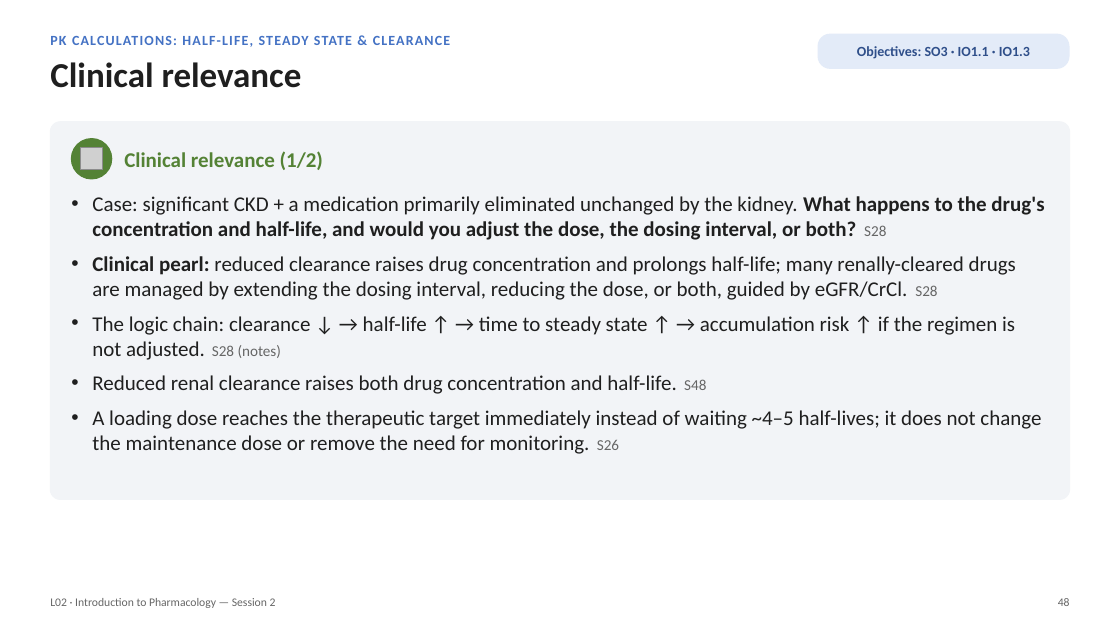
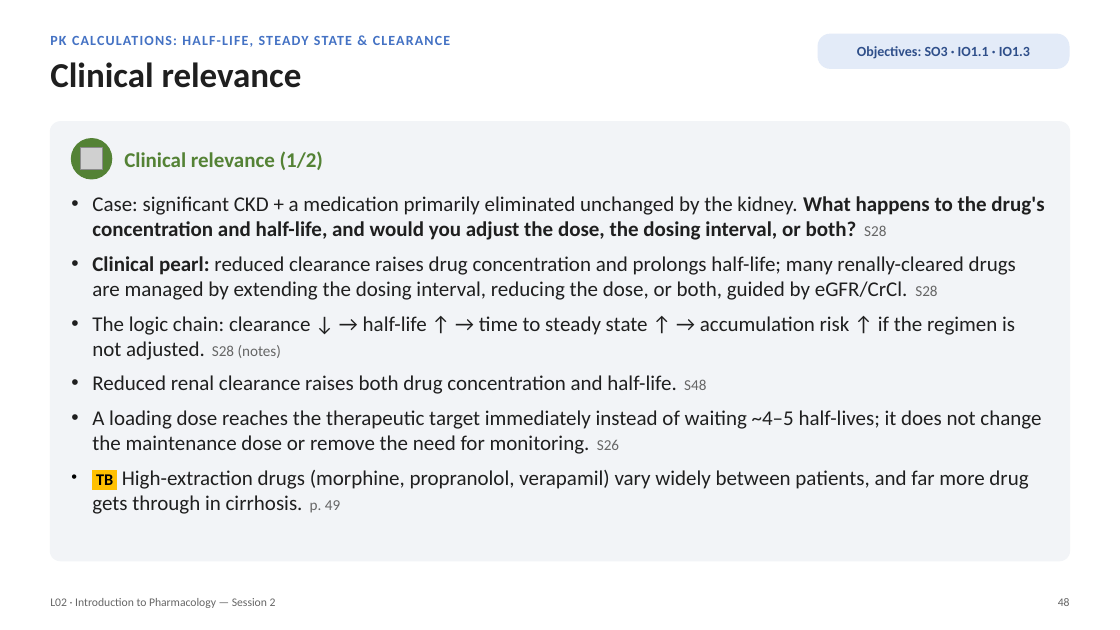
Before and after one commit to bishwokrit/DPAS-Pharm, a slide deck: slide 48 of docs/L02/L02_Unit_1_Introduction_to_Pharmacology_Session_2_study_deck.pptx. Drawn at 1120x630 pixels with LibreOffice and Linux fonts; fonts in the diff are those of the drawing; grey boxes stand for pictures. Boxes give left, top, right and bottom in pixels: in the first picture for what was removed or moved away, otherwise in the second. Text is boxed around its words. In the diff, an @@ line names an element or a change of style, - is before the commit and + after.

```diff
--- a/docs/L02/L02_Unit_1_Introduction_to_Pharmacology_Session_2_study_deck.pptx
+++ b/docs/L02/L02_Unit_1_Introduction_to_Pharmacology_Session_2_study_deck.pptx
@@ rounded rectangle: place and size @@
-rounded rectangle at [50, 122, 1070, 500]
+rounded rectangle at [50, 122, 1070, 560]
@@ rounded rectangle at [50, 122, 1070, 560]: proportions changed @@
@@ text at [92, 470, 1028, 514]: paragraph added @@
+• TB High-extraction drugs (morphine, propranolol, verapamil) vary widely between patients, and far more drug gets through in cirrhosis. p. 49
```
Also in this commit, not shown: 1 other slide changed, 37 other files.
